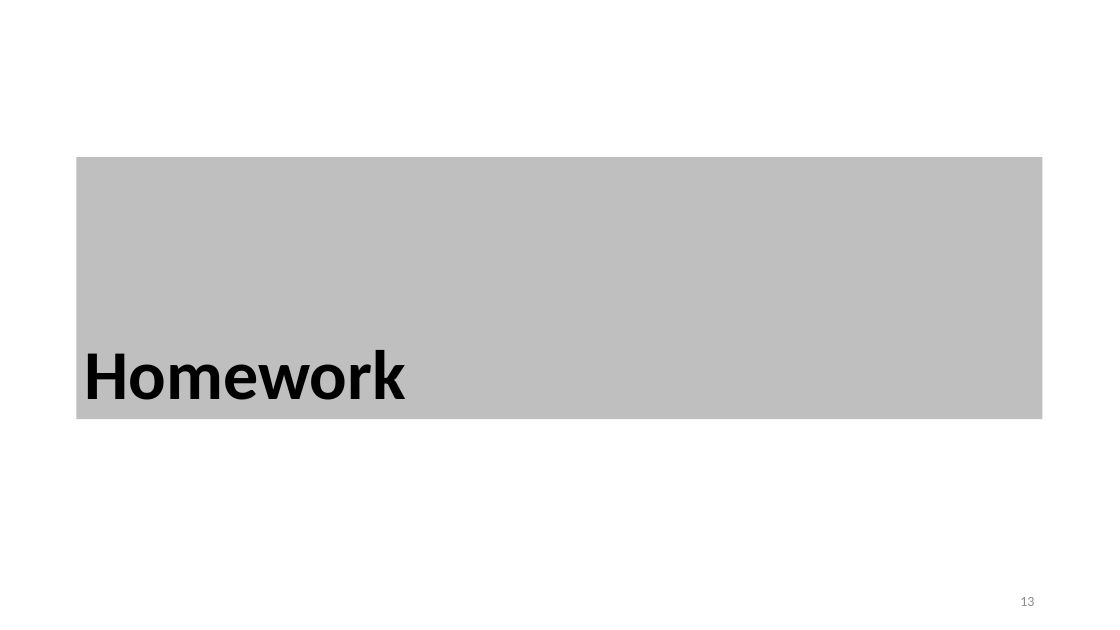
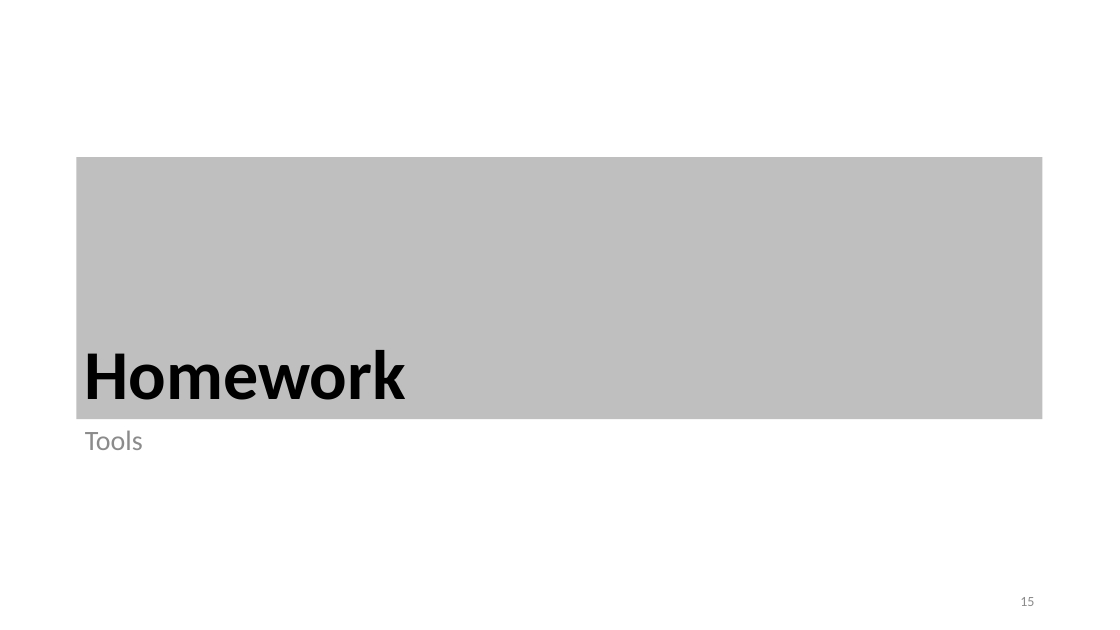
Before and after one commit to stalj/cp3, a slide deck: slide 15 of 01-CourseIntroduction/01-CourseIntroduction.pptx (slide 13 before the commit). Drawn at 1120x630 pixels with LibreOffice and Linux fonts; fonts in the diff are those of the drawing. Boxes give left, top, right and bottom in pixels: in the first picture for what was removed or moved away, otherwise in the second. Text is boxed around its words. In the diff, an @@ line names an element or a change of style, - is before the commit and + after.

```diff
--- a/01-CourseIntroduction/01-CourseIntroduction.pptx
+++ b/01-CourseIntroduction/01-CourseIntroduction.pptx
@@ text added at (x1=85, y1=430, x2=143, y2=450), 24 pt, text #8C8C8C @@
+Tools
```
Also in this commit, not shown: 11 other slides changed, 7 slides added, 5 slides removed, 10 other files.
